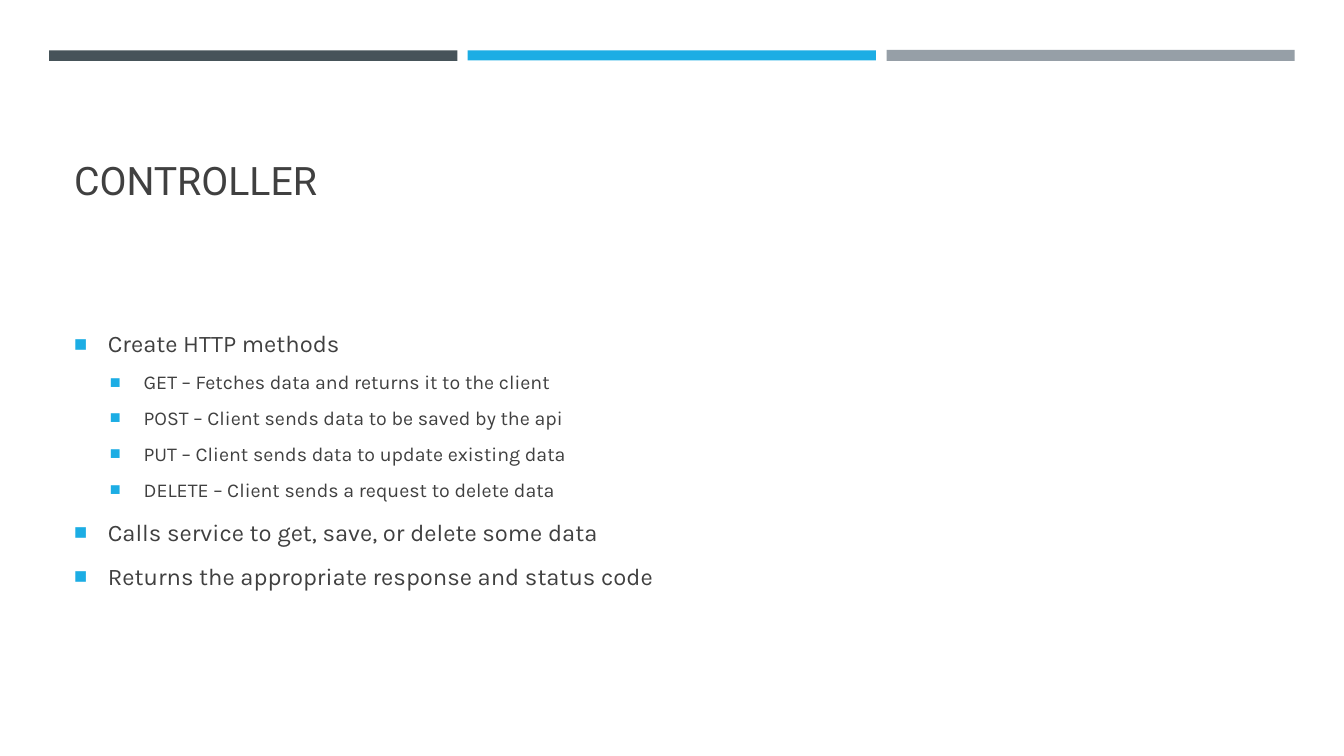
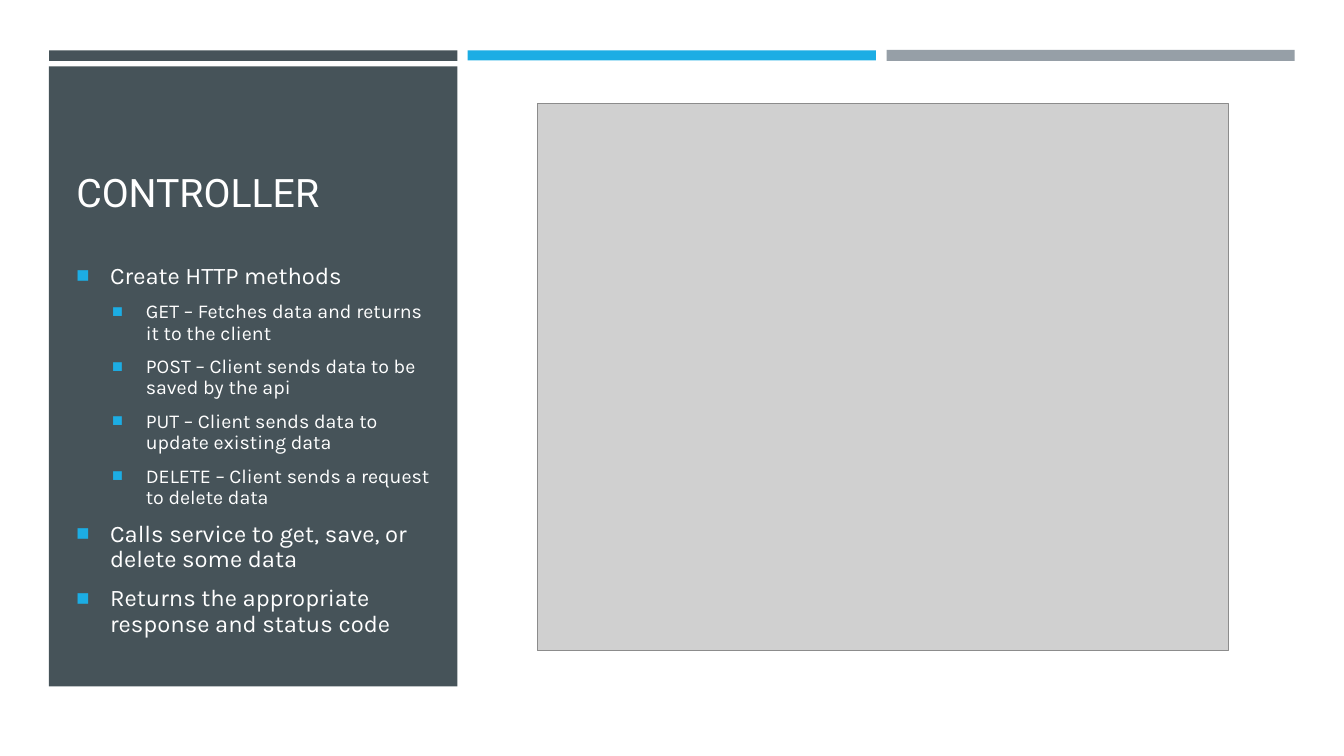
Before and after one commit to haydenbowden77/ApiTraining, a slide deck: slide 4 of How to Web Api.pptx. Drawn at 1344x756 pixels with LibreOffice and Linux fonts; fonts in the diff are those of the drawing; grey boxes stand for pictures. Boxes give left, top, right and bottom in pixels: in the first picture for what was removed or moved away, otherwise in the second. Text is boxed around its words. In the diff, an @@ line names an element or a change of style, - is before the commit and + after.

```diff
--- a/How to Web Api.pptx
+++ b/How to Web Api.pptx
@@ background #FFFFFF to #000000 @@
@@ rectangle added at [0,0,1344,756], fill #FFFFFF @@
@@ rectangle added at [48,67,457,687], fill #465359 @@
@@ title "CONTROLLER" at [76,178,319,208]: text colour #404040 to #FFFFFF @@
@@ picture added at [537,103,1229,650] @@
@@ text "Create HTTP methods": place and size @@
-text "Create HTTP methods" at [108,335,653,591]
+text "Create HTTP methods" at [110,267,429,638]
@@ text "Create HTTP methods" at [110,267,429,638]: text colour #404040 to #FFFFFF; line spacing 1.1 to 0.9; line spacing 1 to 0.9 @@
```
Also in this commit, not shown: 4 other slides changed, 2 other files.
